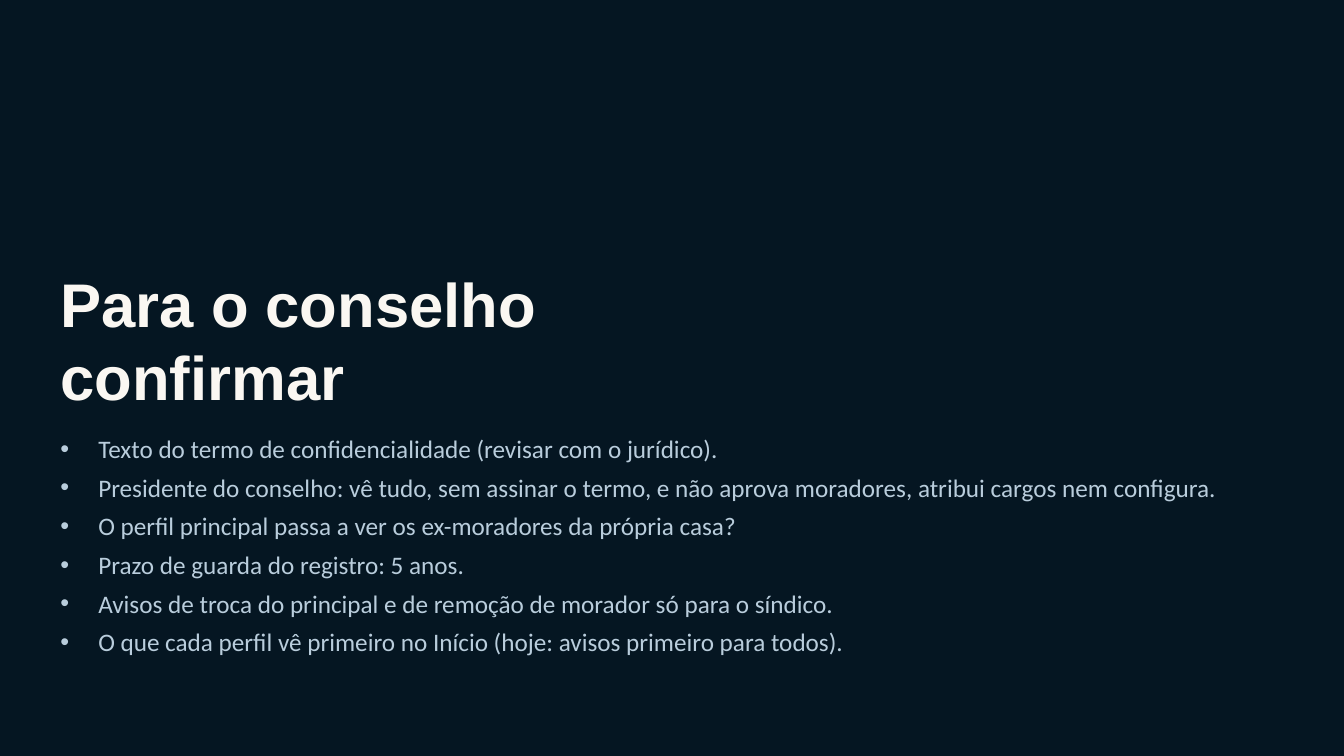
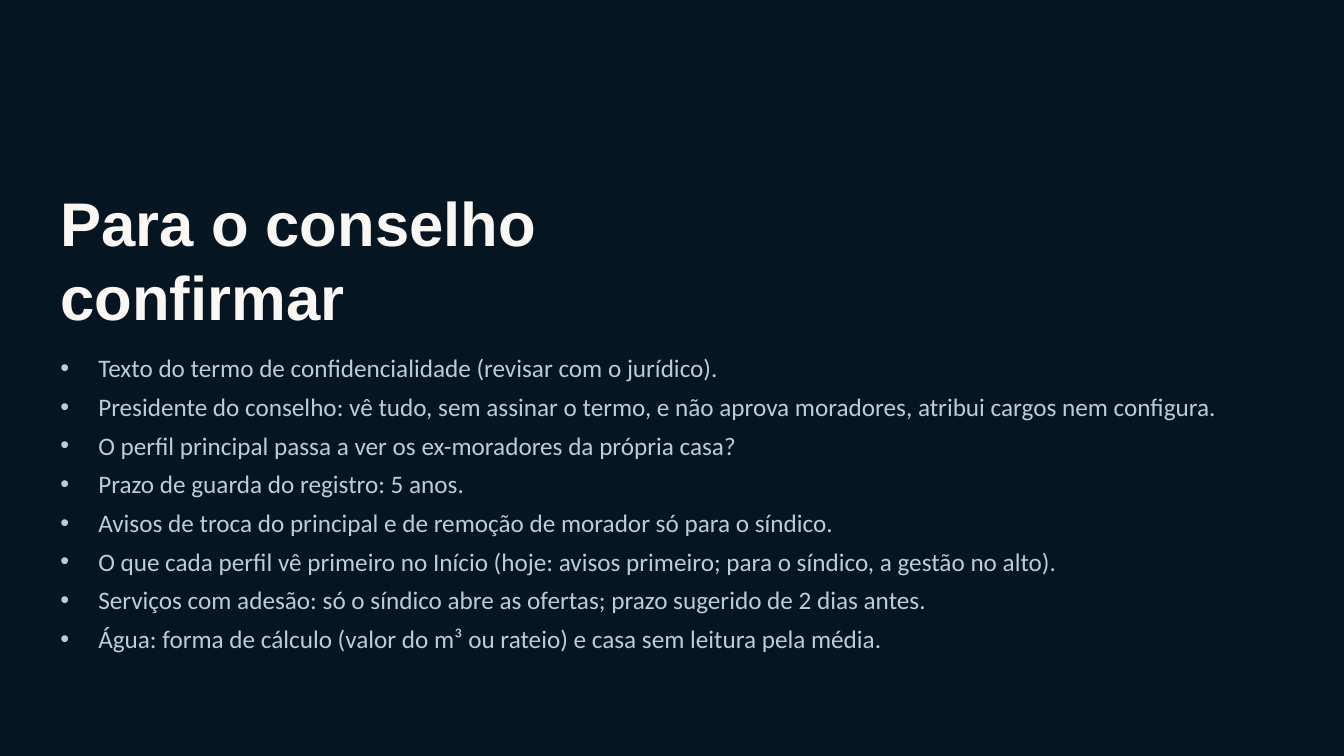
Before and after one commit to paulamuhlbach/recantoferrari, a slide deck: slide 14 of apresentacoes/Personas-e-perfis-de-acesso.pptx (slide 13 before the commit). Drawn at 1344x756 pixels with LibreOffice and Linux fonts; fonts in the diff are those of the drawing. Boxes give left, top, right and bottom in pixels: in the first picture for what was removed or moved away, otherwise in the second. Text is boxed around its words. In the diff, an @@ line names an element or a change of style, - is before the commit and + after.

```diff
--- a/apresentacoes/Personas-e-perfis-de-acesso.pptx
+++ b/apresentacoes/Personas-e-perfis-de-acesso.pptx
@@ title "Para o conselho confirmar": place and size @@
-title "Para o conselho confirmar" at box(60, 282, 536, 401)
+title "Para o conselho confirmar" at box(60, 201, 536, 321)
@@ text "Texto do termo de confidencialidade ...": place and size @@
-text "Texto do termo de confidencialidade ..." at box(98, 440, 1216, 656)
+text "Texto do termo de confidencialidade ..." at box(98, 359, 1216, 653)
@@ text at box(98, 553, 1056, 653): text changed @@
-• O que cada perfil vê primeiro no Início (hoje: avisos primeiro para todos).
+• O que cada perfil vê primeiro no Início (hoje: avisos primeiro; para o síndico, a gestão no alto).
+• Serviços com adesão: só o síndico abre as ofertas; prazo sugerido de 2 dias antes.
+• Água: forma de cálculo (valor do m³ ou rateio) e casa sem leitura pela média.
```
Also in this commit, not shown: 1 slide added, 5 other files.
